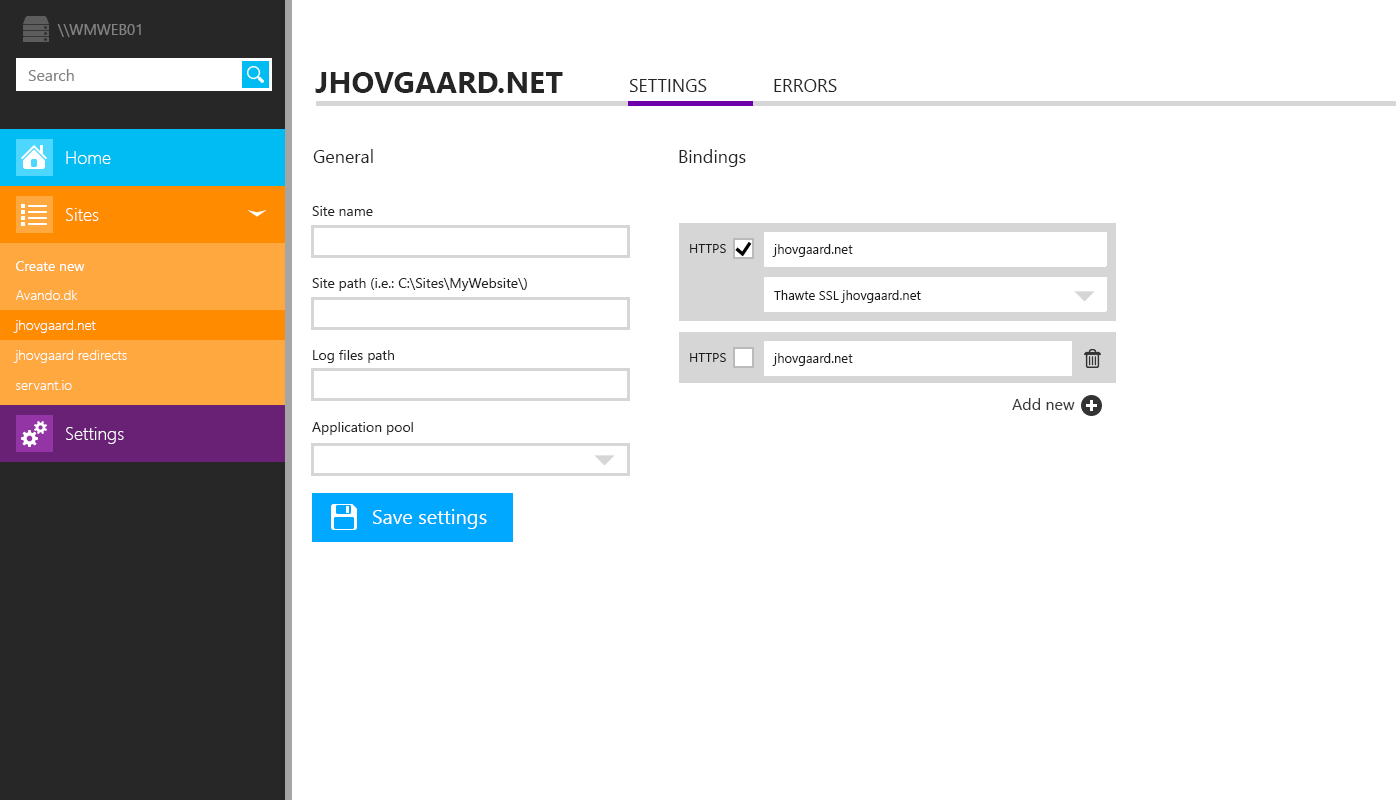
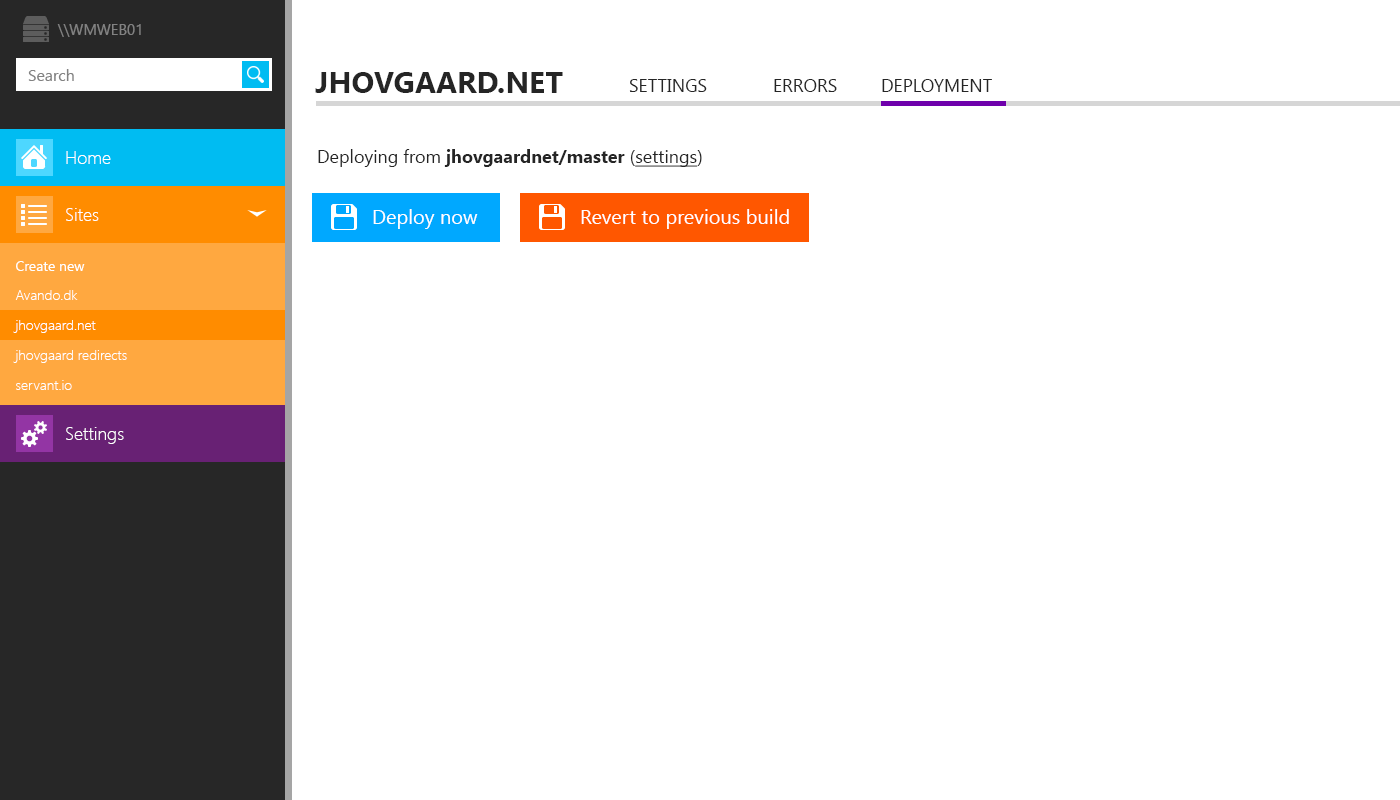
Comparing the layer stacks of the two 1400px x 800px images. Changes:
added group "Deployment overview" with 14 layers above "Deployment settings" over [312, 79, 1400, 242]
added layer "Deploying from jhovgaardnet/master (settings)" in group "Deployment overview" over [318, 149, 702, 167]
added group "Blue Save button copy" with 3 layers in group "Deployment overview" over [520, 193, 809, 242]
added layer "save" (1st of 4, in "Deployment overview" › "Blue Save button copy") in group "Blue Save button copy" over [539, 204, 565, 230]
added layer "Revert to previous build" in group "Blue Save button copy" over [581, 209, 789, 229]
added layer "Layer 15" (1st of 4, in "Deployment overview" › "Blue Save button copy") in group "Blue Save button copy" over [520, 193, 809, 242]
added group "Blue Save button" (1st of 3, in "Deployment overview") with 3 layers in group "Deployment overview" over [312, 193, 500, 242]
added layer "save" (2nd of 4, in "Deployment overview" › "Blue Save button") in group "Blue Save button" over [331, 204, 357, 230]
added layer "Deploy now" in group "Blue Save button" over [373, 209, 478, 229]
added layer "Layer 15" (2nd of 4, in "Deployment overview" › "Blue Save button") in group "Blue Save button" over [312, 193, 500, 242]
added group "Submenu" (1st of 4, in "Deployment overview") with 3 layers in group "Deployment overview" over [628, 79, 1400, 106]
added layer "Settings Errors DEPLOYMENT" (1st of 2, in "Deployment overview" › "Submenu") in group "Submenu" over [667, 79, 992, 92]
added layer "Layer 13 copy" (1st of 2, in "Deployment overview" › "Submenu") in group "Submenu" over [628, 101, 1400, 106]
added layer "Layer 13" (1st of 3, in "Deployment overview" › "Submenu") in group "Submenu" over [628, 101, 1006, 106]
hid group "Site details" (29 layers) over [311, 79, 1116, 542]
